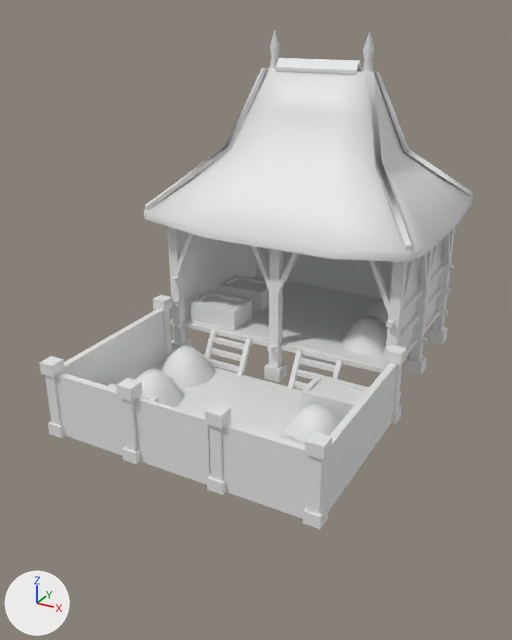
A saved change to the COLLADA model art/meshes/structural/yawadwipa/corral.dae.
The view is the same before and after, from a 50 mm lens placed at (12.8, -26.0, 15.7), pointed at (-0.8, -1.2, 3.4). Lighting does not change. The marker at lower left points along +X, +Y and +Z. The first picture is the older version. Materials are left out; every surface is plain grey.

The first picture shows 'corral'.
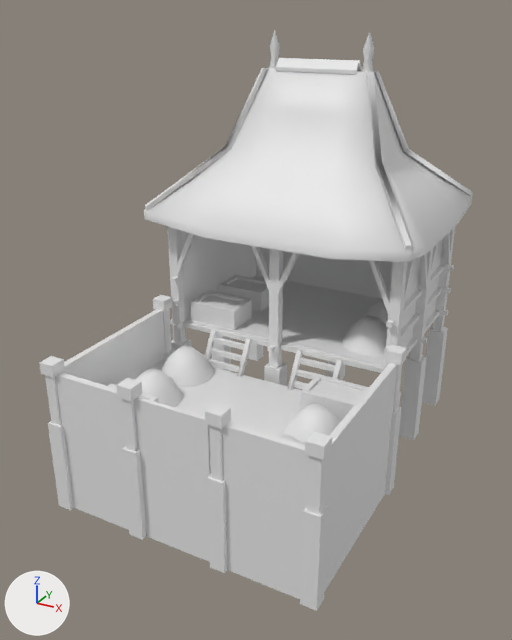
What differs and where, as boxes [x1, y1, x2, y2] in the pictures (512 x 640 px):
'corral', reshaped (16% taller): before [39, 30, 473, 529]; after [39, 30, 473, 611]
part 1 of me_esfera_31292, added: after [49, 335, 446, 611]

Diff of the bpy script that builds the scene:
```diff
--- a/art/meshes/structural/yawadwipa/corral.dae.py
+++ b/art/meshes/structural/yawadwipa/corral.dae.py
@@ me_esfera_31292 @@
 # used by ob_corral; location = (0.0, 0.0, 0.0)
-me_esfera_31292.from_pydata(...)  # 1481 vertices, 2210 faces; spans x -6.6..5.7, y -8.6..8.7, z -0.1..14.9
+me_esfera_31292.from_pydata(...)  # 1577 vertices, 2400 faces; spans x -6.6..5.7, y -8.6..8.7, z -3.7..14.9
+# me_esfera_31292 part 1
+# 96 new vertices lie (0.0, 0.0, -3.6) away from vertices in x -6.4..5.7, y -8.6..8.0, z -0.1..0.0
+# 190 new faces join them
```
